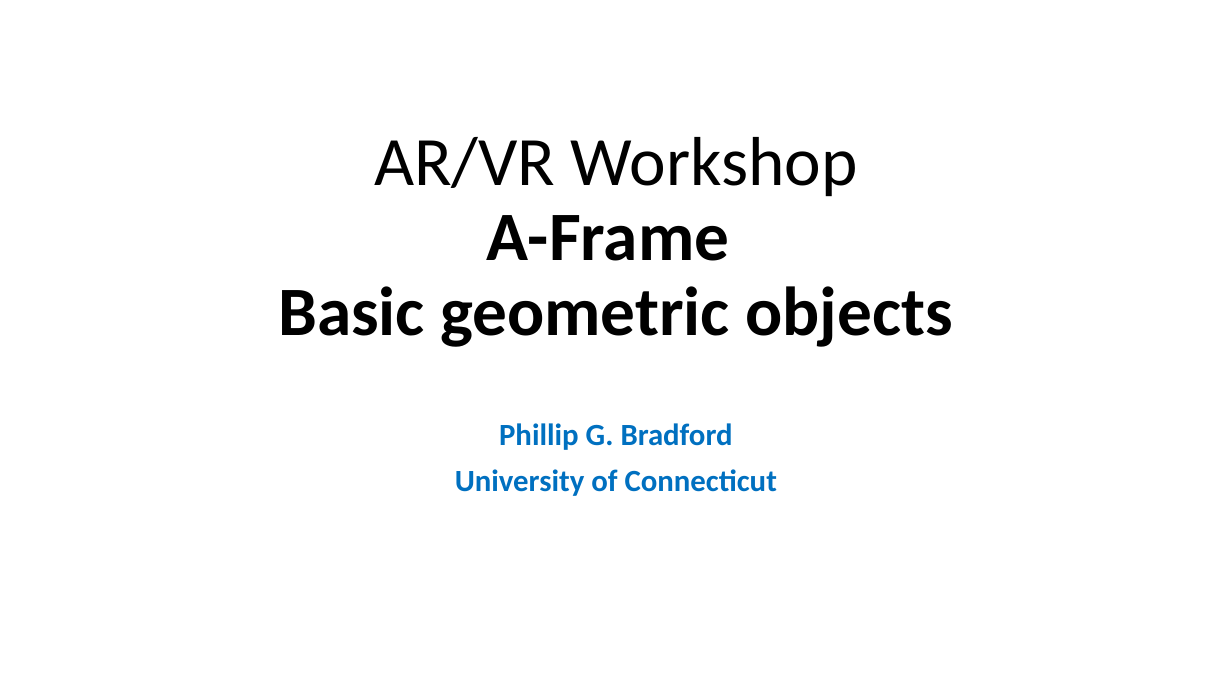
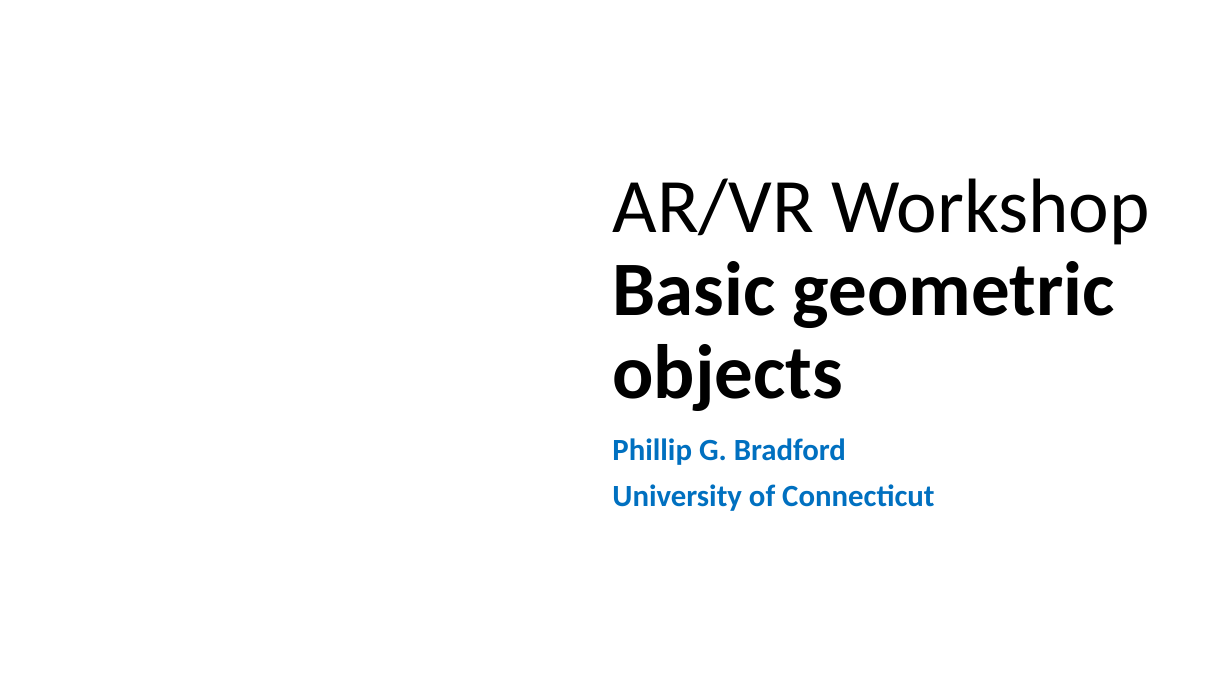
Before and after one commit to wonder-phil/AI-IoT-Workshop, a slide deck: slide 1 of p02/A-frame-geometric-objects.pptx. Drawn at 1232x693 pixels with LibreOffice and Linux fonts; fonts in the diff are those of the drawing; background and template pictures are left out. Boxes give left, top, right and bottom in pixels: in the first picture for what was removed or moved away, otherwise in the second. Text is boxed around its words. In the diff, an @@ line names an element or a change of style, - is before the commit and + after.

```diff
--- a/p02/A-frame-geometric-objects.pptx
+++ b/p02/A-frame-geometric-objects.pptx
@@ freeform shape added at (x1=466, y1=0, x2=722, y2=693), fill #FFFFFF at 70% opacity @@
@@ freeform shape added at (x1=488, y1=0, x2=1232, y2=693), fill #FFFFFF at 50% opacity @@
@@ freeform shape added at (x1=504, y1=0, x2=1232, y2=693), fill #FFFFFF at 70% opacity @@
@@ title at (x1=613, y1=178, x2=1150, y2=411): text changed; size 54 to 60 pt @@
-AR/VR Workshop
-A-Frame
-Basic geometric objects
+AR/VR Workshop
+Basic geometric objects
@@ subtitle "Phillip G. Bradford" moved from (x1=455, y1=423, x2=777, y2=496) to (x1=612, y1=438, x2=934, y2=511) @@
@@ subtitle "Phillip G. Bradford" at (x1=612, y1=438, x2=934, y2=511): alignment centre to left @@
```
Also in this commit, not shown: 2 slides removed, 4 other files.
